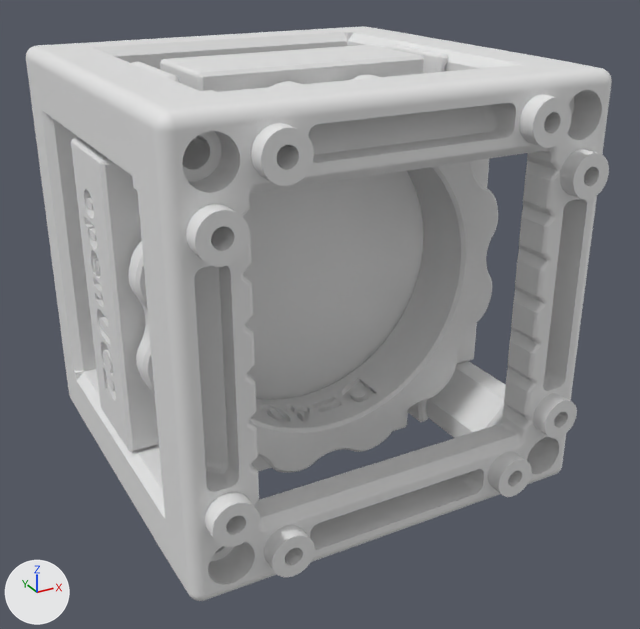
One commit to the glTF model examples/designs/cube-mounted/lens.dsn/_objects:z.glb: the scene before it, then after it.
The view is the same before and after, from a camera (50 mm lens) standing at (-0.0474, -0.0923, 0.0384) and looking at (0.0013, -0.0037, -0.0059). The lights are fixed; the arrows at lower left show +X, +Y and +Z. The older version comes first. Where no turn or scale is listed for an object, it has been applied to the vertices.

Names of what the first picture shows: 'BUY - Lens - f50 D40 sA2.1 sI10.1 cx-cx', 'PRT - 1003 - CUBHLF111 - V04', 'PRT - 1003 - CUBHLF111 - V04.001', 'PRT - 2003 - NUTD40', 'PRT - 2023 - INSLEND40F50 - V04'.
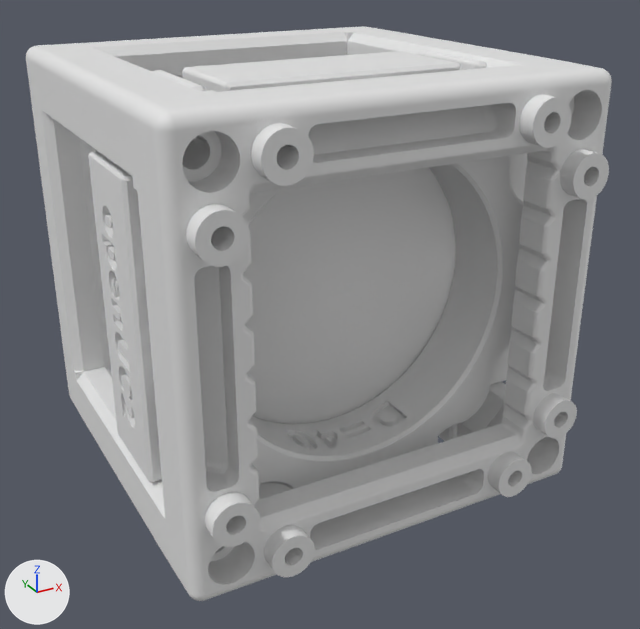
Pixel boxes [x1, y1, x2, y2] of what changed, in the pictures (640 x 629 px):
'BUY - Lens - f50 D40 sA2.1 sI10.1 cx-cx', moved: before [243, 171, 424, 400]; after [243, 168, 456, 424]
'PRT - 2003 - NUTD40', moved: before [129, 75, 498, 472]; after [243, 156, 523, 490]
'PRT - 2023 - INSLEND40F50 - V04', moved: before [71, 44, 489, 471]; after [88, 50, 528, 500]

Edits to the bpy script that builds the scene:
```text
Change ob_prt___2023___inslend40f50___v04:
    ob_prt___2023___inslend40f50___v04.location: (0.0, 0.0, 0.0) -> (0.0, -0.007, 0.0)
Change ob_buy___lens___f50_d40_sa2_1_si10_1_cx_cx:
    ob_buy___lens___f50_d40_sa2_1_si10_1_cx_cx.location: (0.0, 0.0, 0.0) -> (0.0, -0.007, 0.0)
Change ob_prt___2003___nutd40:
    ob_prt___2003___nutd40.location: (0.0, 0.0, 0.0) -> (0.0, -0.007, 0.0)
```
